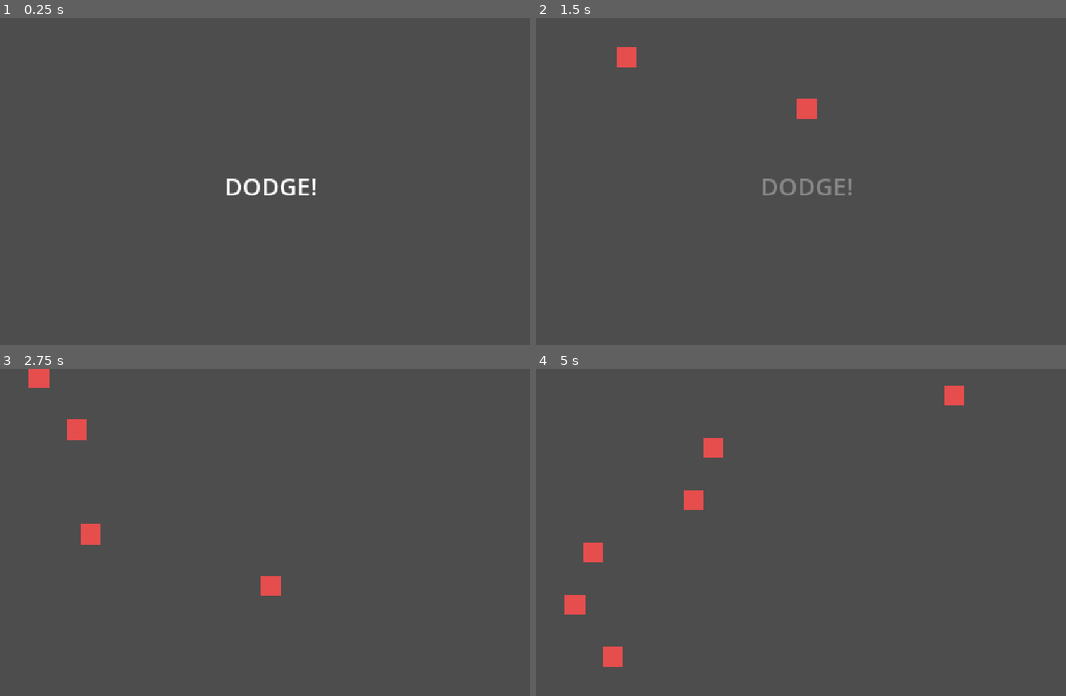
Above: before the commit, frames 1-4 (two rows, left to right).
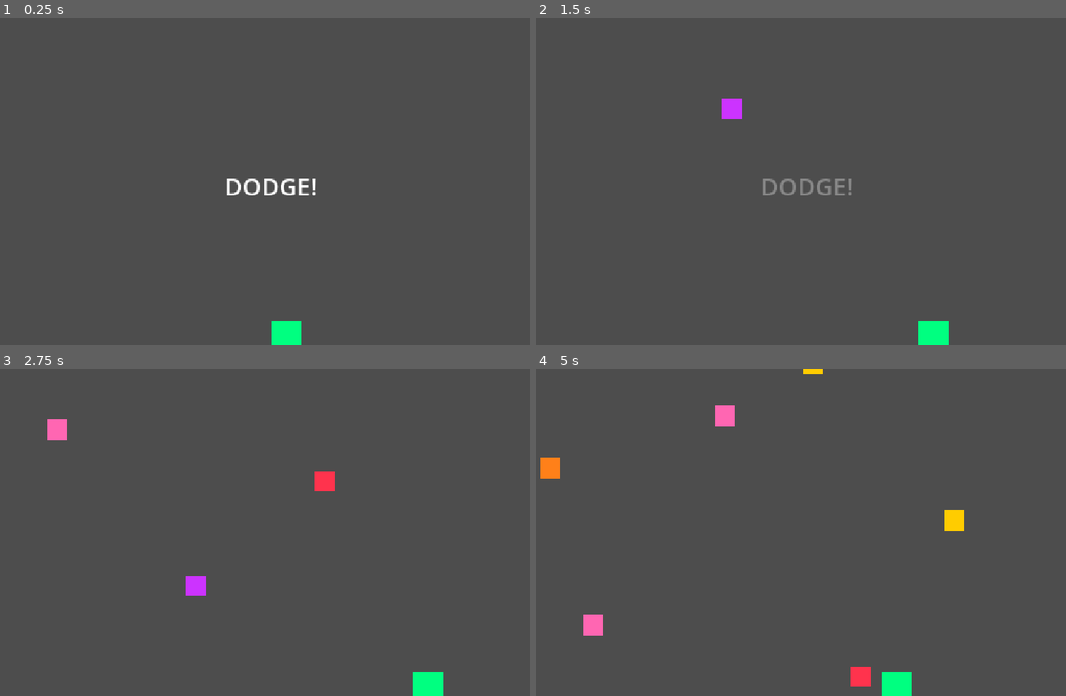
Above: after the commit, the same moments.

Repository: kaorii-ako/NOWWW
Game: Godot game, scene res://scenes/minigames/dodge_the_blocks.tscn
Two runs of this game, one before a commit and one after it. Both use one fixed random seed, a clock stepped at 60 frames per second and the inputs below. This scene is started directly instead of the project's main scene.
Inputs (mouse positions are in pixels of both pictures, inside the frame that each line leads up to):
- Up to frame 1 (0.25 s): no input
- Up to frame 2 (1.5 s): tap Enter at 0.5 s; move the mouse to (901, 165) at 0.52 s; hold Right (ui_right) 0.53-1.28 s; click (901, 165) at 0.67 s; tap Space at 0.77 s; move the mouse to (657, 197) at 1.27 s; hold Left (ui_left) from 1.28 s (still down)
- Up to frame 3 (2.75 s): tap Space at 1.52 s; move the mouse to (296, 460) at 2.02 s; release Left (ui_left) at 2.03 s; hold Right (ui_right) from 2.03 s (still down)
- Up to frame 4 (5 s): move the mouse to (748, 597) at 2.77 s; click (748, 597) at 2.92 s; tap Space at 3.02, 3.77, 4.52 s; move the mouse to (949, 581) at 3.52 s; release Right (ui_right) at 3.53 s; hold Left (ui_left) from 3.53 s (still down); move the mouse to (599, 483) at 4.27 s

The runs differ from the first frame. In frame 1, 0.4% of the frame differs, in the area x 51-57%, y 92-100%; in frame 2, 1.1%; in frame 3, 2.1%; in frame 4, 3.0%, in the area x 0-81%, y 0-100%.

Commit message:
Add colors, raise player, add How to Play, link Hackatime
- Made player more visible with green color at y=600
- Added colorful blocks in DODGE (pink, orange, yellow, purple)
- Added colorful targets in TAP (cyan, green, yellow, orange, purple)
- Updated STOP with pink bar, green zone, yellow indicator
- Added colorful tiles in MATCH (9 different colors)
- Updated README with detailed How to Play section
- Added Hackatime project link to README

Diff:
--- a/scenes/minigames/dodge_the_blocks.tscn
+++ b/scenes/minigames/dodge_the_blocks.tscn
@@ -8,11 +8,11 @@
 instruction_text = "DODGE!"
 
 [node name="Player" type="ColorRect" parent="."]
-color = Color(0.3, 0.76, 0.97, 1)
-offset_left = -25.0
-offset_top = -25.0
-offset_right = 25.0
-offset_bottom = 25.0
-position = Vector2(640, 680)
+color = Color(0.0, 1.0, 0.5, 1)
+offset_left = -30.0
+offset_top = -30.0
+offset_right = 30.0
+offset_bottom = 30.0
+position = Vector2(640, 600)
 
 [node name="Blocks" type="Node2D" parent="."]
--- a/scenes/minigames/stop_on_green.tscn
+++ b/scenes/minigames/stop_on_green.tscn
@@ -8,22 +8,22 @@
 instruction_text = "STOP!"
 
 [node name="Bar" type="ColorRect" parent="."]
-color = Color(0.9, 0.2, 0.2, 1)
+color = Color(1.0, 0.2, 0.4, 1)
 offset_left = 0.0
 offset_top = 300.0
 offset_right = 1280.0
 offset_bottom = 350.0
 
 [node name="GreenZone" type="ColorRect" parent="."]
-color = Color(0.3, 0.9, 0.3, 1)
+color = Color(0.0, 1.0, 0.5, 1)
 offset_left = 500.0
 offset_top = 300.0
 offset_right = 700.0
 offset_bottom = 350.0
 
 [node name="Indicator" type="ColorRect" parent="."]
-color = Color(1, 1, 1, 1)
+color = Color(1.0, 1.0, 0.0, 1)
 offset_left = 0.0
-offset_top = 290.0
-offset_right = 20.0
-offset_bottom = 360.0
+offset_top = 285.0
+offset_right = 25.0
+offset_bottom = 365.0
--- a/scripts/minigames/click_the_targets.gd
+++ b/scripts/minigames/click_the_targets.gd
@@ -28,10 +28,17 @@
 	target.position = Vector2(randf_range(50, 1230), randf_range(50, 670))
 
 	if is_bomb:
-		target.color = Color(0.9, 0.2, 0.2)
+		target.color = Color(1.0, 0.0, 0.0)
 		target.set_meta("is_bomb", true)
 	else:
-		target.color = Color(0.3, 0.9, 0.3)
+		var colors = [
+			Color(0.0, 1.0, 0.5),
+			Color(0.0, 0.8, 1.0),
+			Color(1.0, 1.0, 0.0),
+			Color(1.0, 0.5, 0.0),
+			Color(0.5, 0.0, 1.0)
+		]
+		target.color = colors[randi() % colors.size()]
 		target.set_meta("is_bomb", false)
 
 	targets_node.add_child(target)
--- a/scripts/minigames/dodge_the_blocks.gd
+++ b/scripts/minigames/dodge_the_blocks.gd
@@ -34,11 +34,18 @@
 
 	player.position += velocity * player_speed * delta
 	player.position.x = clamp(player.position.x, 30, 1250)
-	player.position.y = 680
+	player.position.y = 600
 
 func _spawn_block():
 	var block = ColorRect.new()
-	block.color = Color(0.9, 0.3, 0.3)
+	var colors = [
+		Color(1.0, 0.2, 0.3),
+		Color(1.0, 0.5, 0.1),
+		Color(1.0, 0.8, 0.0),
+		Color(0.8, 0.2, 1.0),
+		Color(1.0, 0.4, 0.7)
+	]
+	block.color = colors[randi() % colors.size()]
 	block.size = Vector2(40, 40)
 	block.position = Vector2(randf_range(30, 1250), -40)
 	blocks_node.add_child(block)
--- a/scripts/minigames/match_the_pattern.gd
+++ b/scripts/minigames/match_the_pattern.gd
@@ -17,10 +17,22 @@
 
 func _setup_grid():
 	grid.columns = 3
+	var colors = [
+		Color(1.0, 0.2, 0.3),
+		Color(0.2, 0.6, 1.0),
+		Color(0.0, 1.0, 0.5),
+		Color(1.0, 0.8, 0.0),
+		Color(0.8, 0.2, 1.0),
+		Color(1.0, 0.5, 0.0),
+		Color(0.0, 1.0, 1.0),
+		Color(1.0, 0.4, 0.7),
+		Color(0.5, 1.0, 0.5)
+	]
 	for i in range(9):
 		var button = Button.new()
 		button.custom_minimum_size = Vector2(100, 100)
 		button.text = str(i + 1)
+		button.modulate = colors[i]
 		button.pressed.connect(_on_tile_pressed.bind(i))
 		grid.add_child(button)
 		grid_buttons.append(button)
Not shown, changed: README.md
